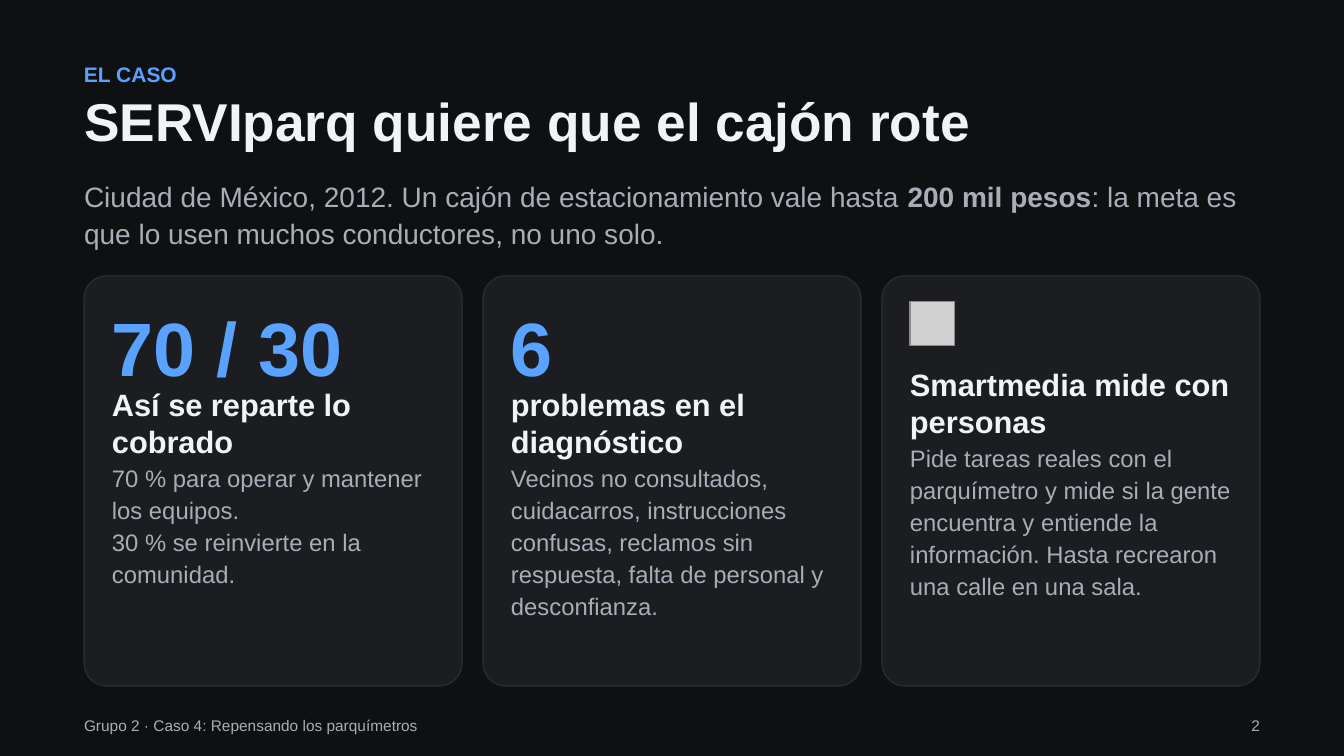
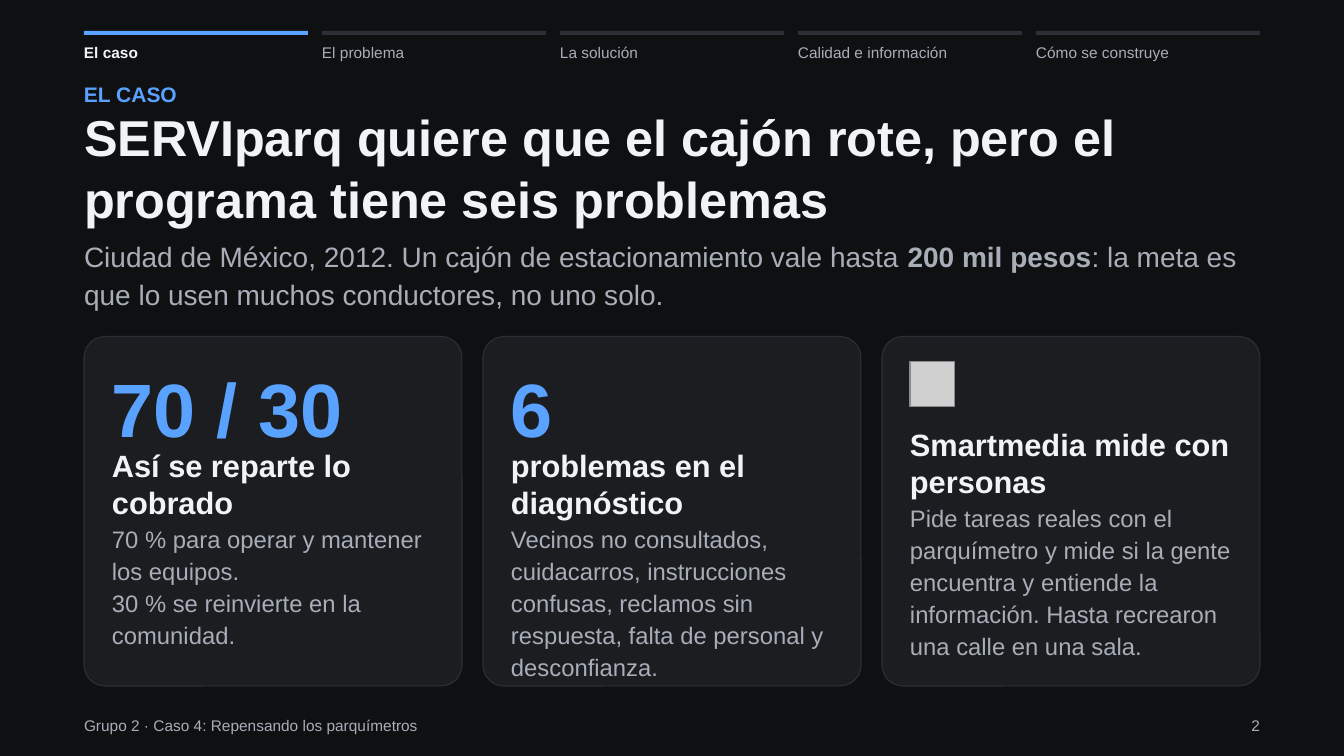
Before and after one commit to Santiago78op/MCP-AYD, a slide deck: slide 2 of boveda/08-Tareas/Grupo2_CasoParquimetros_Presentacion.pptx. Drawn at 1344x756 pixels with LibreOffice and Linux fonts; fonts in the diff are those of the drawing; grey boxes stand for pictures. Boxes give left, top, right and bottom in pixels: in the first picture for what was removed or moved away, otherwise in the second. Text is boxed around its words. In the diff, an @@ line names an element or a change of style, - is before the commit and + after.

```diff
--- a/boveda/08-Tareas/Grupo2_CasoParquimetros_Presentacion.pptx
+++ b/boveda/08-Tareas/Grupo2_CasoParquimetros_Presentacion.pptx
@@ rectangle added at box(84, 31, 308, 35), fill #5AA2FF @@
@@ text added at box(84, 47, 138, 58), 11 pt, text #F2F3F5, bold @@
+El caso
@@ rectangle added at box(322, 31, 545, 35), fill #2C3036 @@
@@ text added at box(322, 47, 404, 61), 11 pt, text #A8AEB8 @@
+El problema
@@ text added at box(560, 46, 638, 58), 11 pt, text #A8AEB8 @@
+La solución
@@ rectangle added at box(561, 31, 784, 35), fill #2C3036 @@
@@ text added at box(798, 46, 947, 58), 11 pt, text #A8AEB8 @@
+Calidad e información
@@ rectangle added at box(799, 31, 1022, 35), fill #2C3036 @@
@@ rectangle added at box(1036, 31, 1260, 35), fill #2C3036 @@
@@ text added at box(1036, 46, 1169, 61), 11 pt, text #A8AEB8 @@
+Cómo se construye
@@ text "EL CASO": place and size @@
-text "EL CASO" at box(84, 67, 177, 83)
+text "EL CASO" at box(84, 87, 177, 103)
@@ text at box(84, 119, 1115, 228): text changed; size 38 to 36 pt @@
-SERVIparq quiere que el cajón rote
+SERVIparq quiere que el cajón rote, pero el programa tiene seis problemas
@@ rounded rectangle: place and size @@
-rounded rectangle at box(84, 276, 462, 687)
+rounded rectangle at box(84, 337, 462, 687)
@@ rounded rectangle: place and size @@
-rounded rectangle at box(483, 276, 861, 687)
+rounded rectangle at box(483, 337, 861, 687)
@@ rounded rectangle: place and size @@
-rounded rectangle at box(882, 276, 1260, 687)
+rounded rectangle at box(882, 337, 1260, 687)
@@ 9 texts, 1 picture: place and size @@
-9 texts, 1 picture at box(84, 186, 1237, 615)
+9 texts, 1 picture at box(84, 246, 1237, 655)
```
Also in this commit, not shown: 13 other slides changed, 22 other files.
